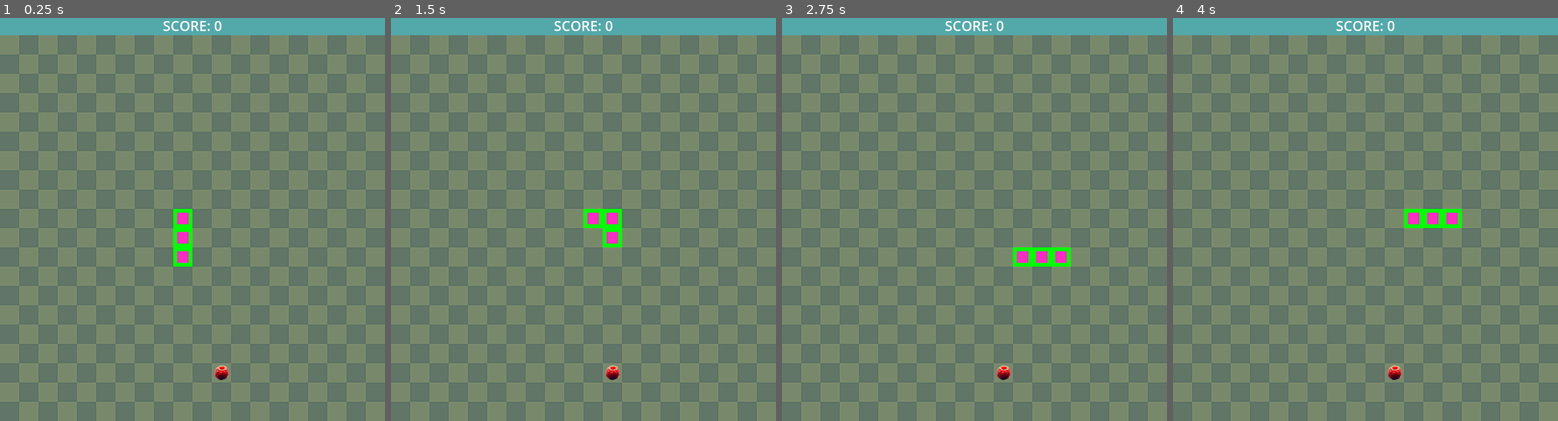
Above: before the commit, frames 1-4 (left to right).
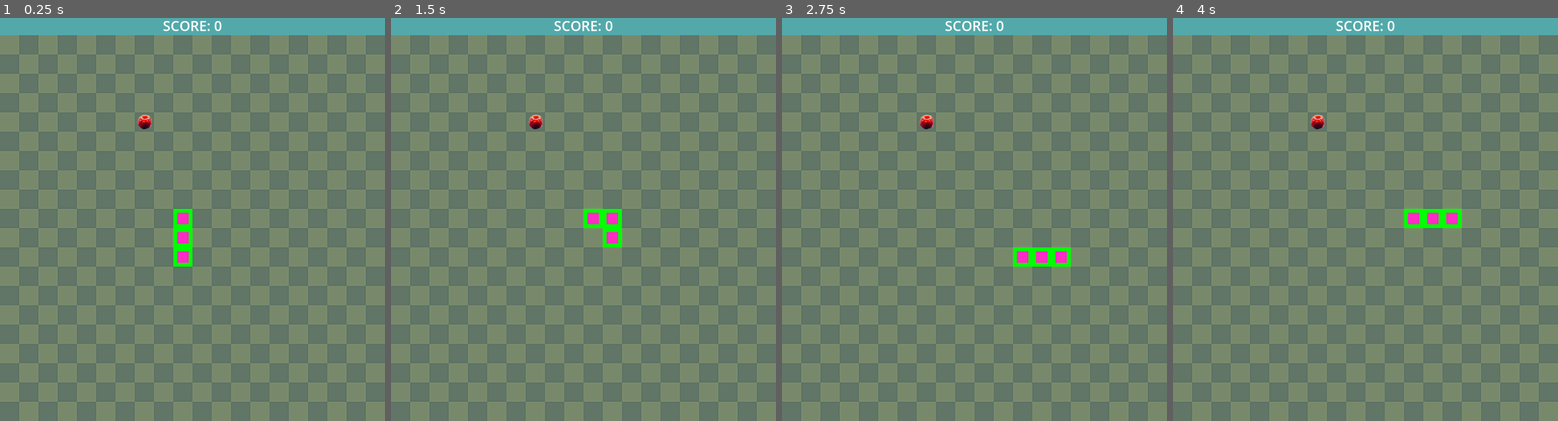
Above: after the commit, the same moments.

Repository: rubasj/SnakeGUI
Game: Godot game, scene res://Scene/main.tscn
Same seed, same stepped clock (60 frames per second), same inputs: the game is played once before the commit and once after it.
Inputs:
- Up to frame 1 (0.25 s): no input
- Up to frame 2 (1.5 s): tap Enter at 0.5 s; hold Right (move_right) 0.53-1.28 s; hold Down (move_down) from 1.28 s (still down)
- Up to frame 3 (2.75 s): release Down (move_down) at 2.03 s; hold Right (move_right) from 2.03 s (still down)
- Up to frame 4 (4 s): release Right (move_right) at 2.78 s; hold Up (move_up) 2.78-3.53 s; hold Left (move_left) from 3.53 s (still down)

The runs differ from the first frame. In frame 1, 0.2% of the frame differs, in the area x 35-60%, y 23-90%; in frame 2, 0.2%; in frame 3, 0.2%; in frame 4, 0.2%.

Commit message:
edit main.gd

Diff:
--- a/main.gd
+++ b/main.gd
@@ -32,9 +32,9 @@
 
 # Called when the node enters the scene tree for the first time.
 func _ready():
-	new_game()
+	newGame()
 
-func new_game():
+func newGame():
 	move_direction = up
 	score = 0
 	can_move = true
@@ -105,7 +105,6 @@
 	game_started = true
 	$MoveTimer.start()
 
-
 func onTimerTimeout():
 	#allow snake movement
 	can_move = true
@@ -141,13 +140,15 @@
 		spawnBerry()
 
 func spawnBerry():
+	generateRandomPosition()
+	$Food.position = scalePosition(berry_pos)
+	regen_berry = true
+
+func generateRandomPosition():
 	while regen_berry:
 		regen_berry = false
 		berry_pos = Vector2(randi_range(0, cells - 1), randi_range(0, cells - 1))
 		isBerryOutOfSnake()
-
-	$Food.position = scalePosition(berry_pos)
-	regen_berry = true
 
 func isBerryOutOfSnake():
 	for i in snake_data:
@@ -162,4 +163,4 @@
 
 
 func _on_game_over_menu_restart():
-	new_game()
+	newGame()
